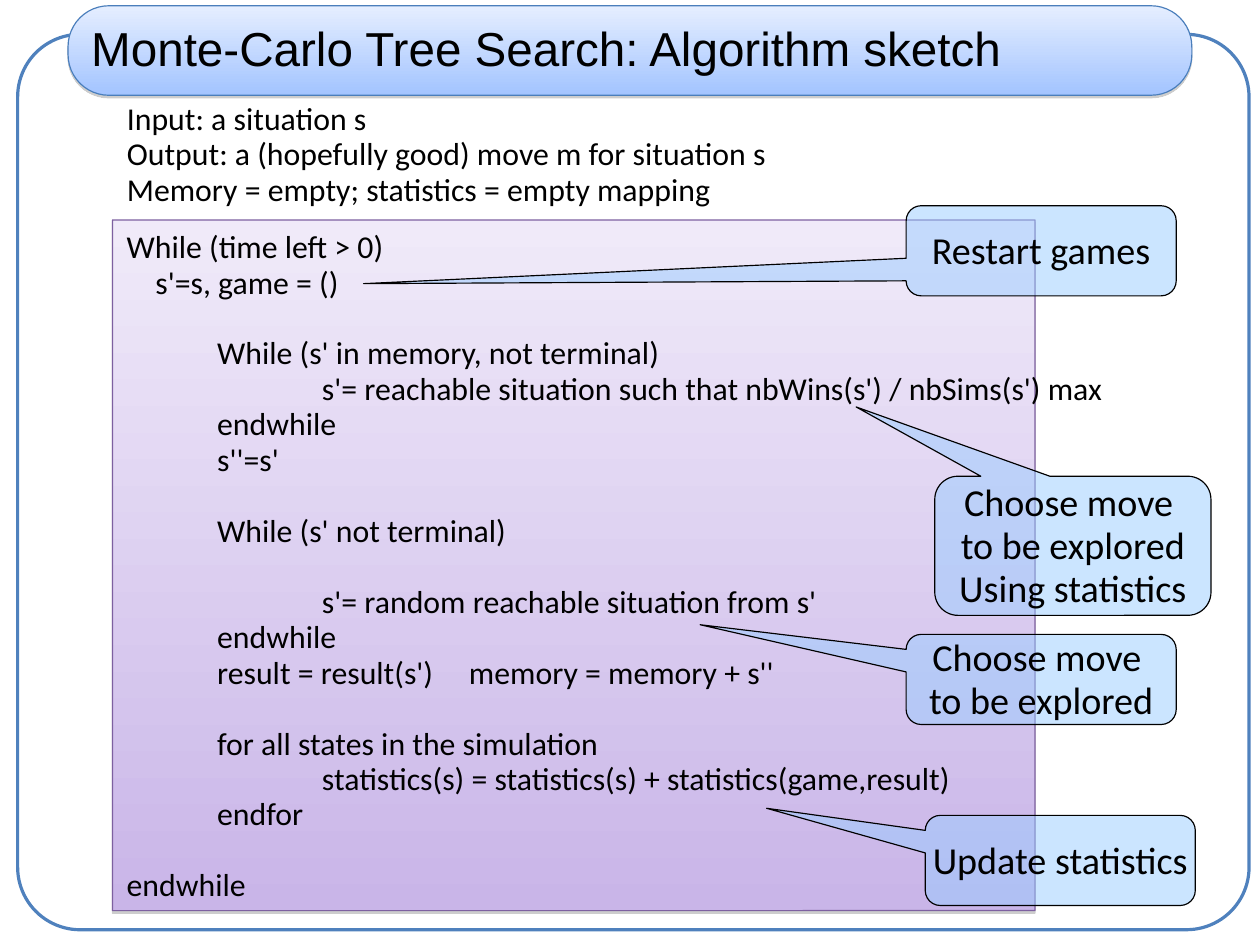
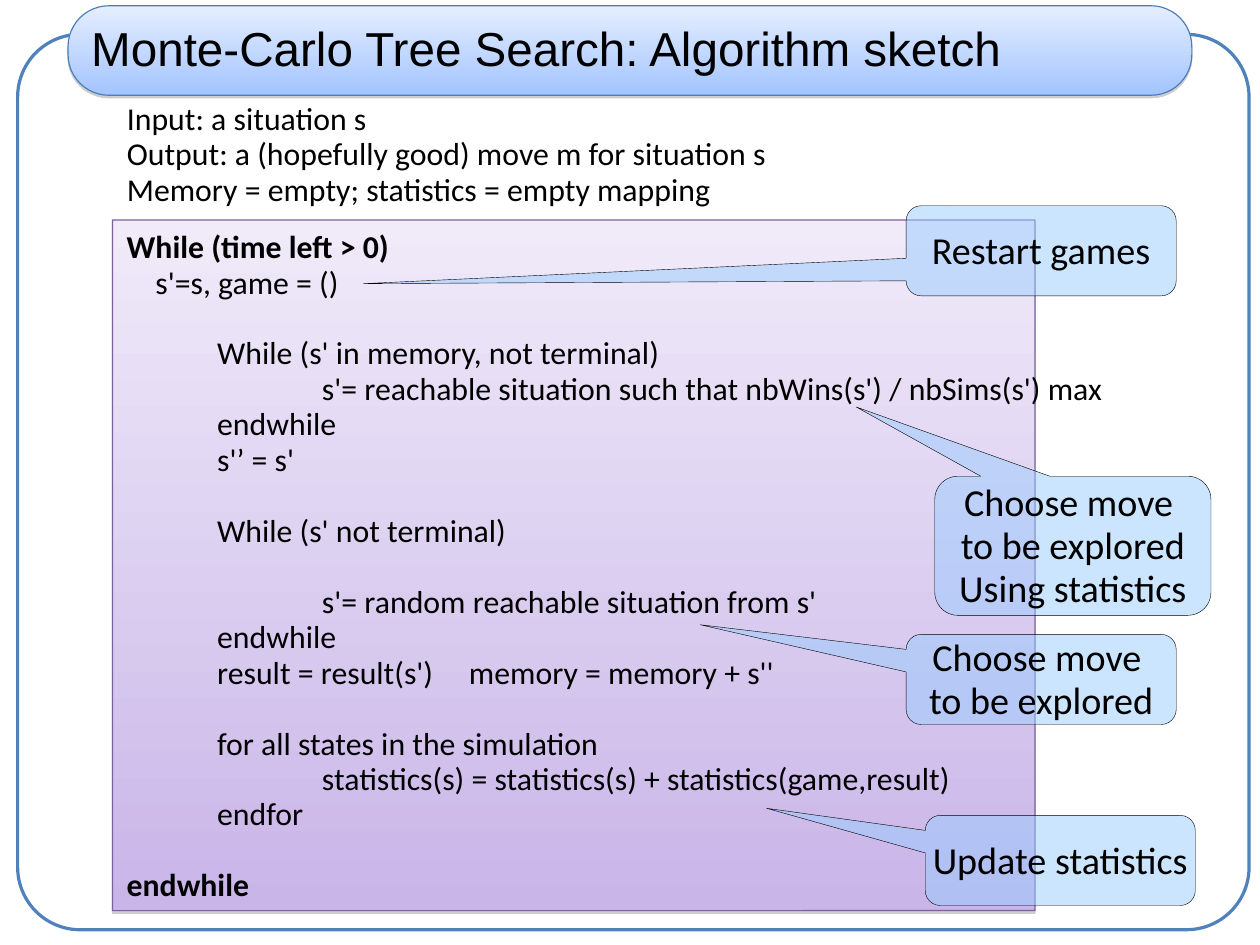
Before and after one commit to haspeleo/Android-Dev, a slide deck: slide 5 of MCTS/mcts_xp.ppt. Drawn at 1260x945 pixels with LibreOffice and Linux fonts; fonts in the diff are those of the drawing. Boxes give left, top, right and bottom in pixels: in the first picture for what was removed or moved away, otherwise in the second. Text is boxed around its words. In the diff, an @@ line names an element or a change of style, - is before the commit and + after.

Commit message:
final slides

```diff
--- a/MCTS/mcts_xp.ppt
+++ b/MCTS/mcts_xp.ppt
@@ outline #000000 0.74 pt to #000000 0.26 pt in 4 elements at <box>935,477,1212,616</box>, <box>907,635,1177,725</box>, <box>926,815,1196,906</box>, <box>907,206,1177,296</box> @@
@@ text at <box>127,234,389,897</box>: bold on in "While (time left > 0)", "endwhile" @@
@@ text at <box>217,449,294,472</box>: text changed @@
-s''=s'
+s'’ = s'
```
Also in this commit, not shown: 5 other slides changed.
